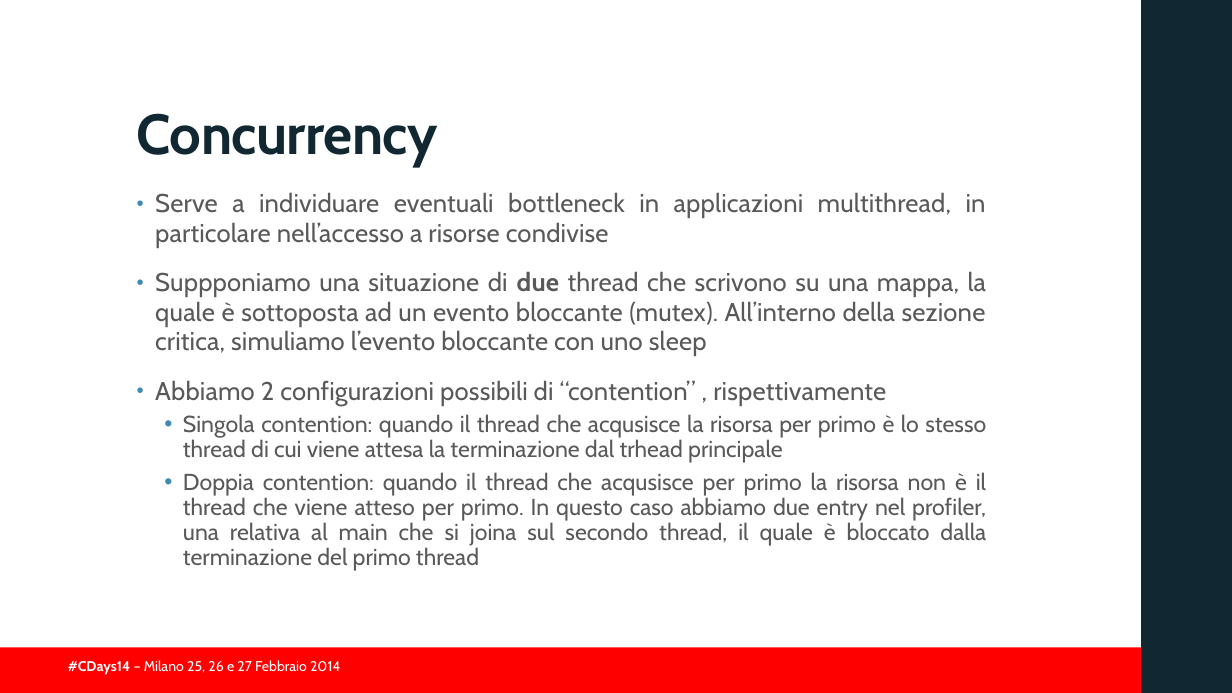
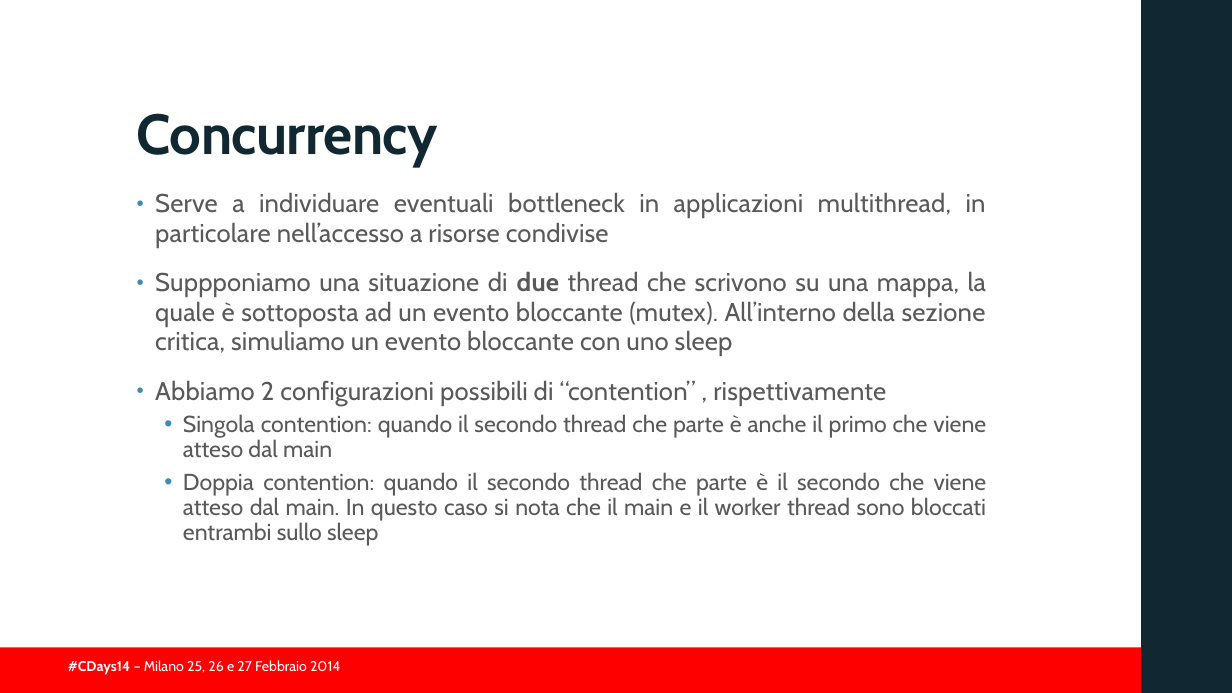
Before and after one commit to guidop/CDays14, a slide deck: slide 30 of presentazioneCDAYS2014.pptx. Drawn at 1232x693 pixels with LibreOffice and Linux fonts; fonts in the diff are those of the drawing; background and template pictures are left out. Boxes give left, top, right and bottom in pixels: in the first picture for what was removed or moved away, otherwise in the second. Text is boxed around its words. In the diff, an @@ line names an element or a change of style, - is before the commit and + after.

```diff
--- a/presentazioneCDAYS2014.pptx
+++ b/presentazioneCDAYS2014.pptx
@@ text at (155, 271, 987, 356): text changed @@
-• Suppponiamo una situazione di due thread che scrivono su una mappa, la quale è sottoposta ad un evento bloccante (mutex). All’interno della sezione critica, simuliamo l’evento bloccante con uno sleep
+• Suppponiamo una situazione di due thread che scrivono su una mappa, la quale è sottoposta ad un evento bloccante (mutex). All’interno della sezione critica, simuliamo un evento bloccante con uno sleep
@@ text at (183, 414, 987, 546): text changed @@
-  • Singola contention: quando il thread che acqusisce la risorsa per primo è lo stesso thread di cui viene attesa la terminazione dal trhead principale
-  • Doppia contention: quando il thread che acqusisce per primo la risorsa non è il thread che viene atteso per primo. In questo caso abbiamo due entry nel profiler, una relativa al main che si joina sul secondo thread, il quale è bloccato dalla terminazione del primo thread
+  • Singola contention: quando il secondo thread che parte è anche il primo che viene atteso dal main
+  • Doppia contention: quando il secondo thread che parte è il secondo che viene atteso dal main. In questo caso si nota che il main e il worker thread sono bloccati entrambi sullo sleep
```
Also in this commit, not shown: 25 other slides changed, 1 slide removed, 3 other files.
